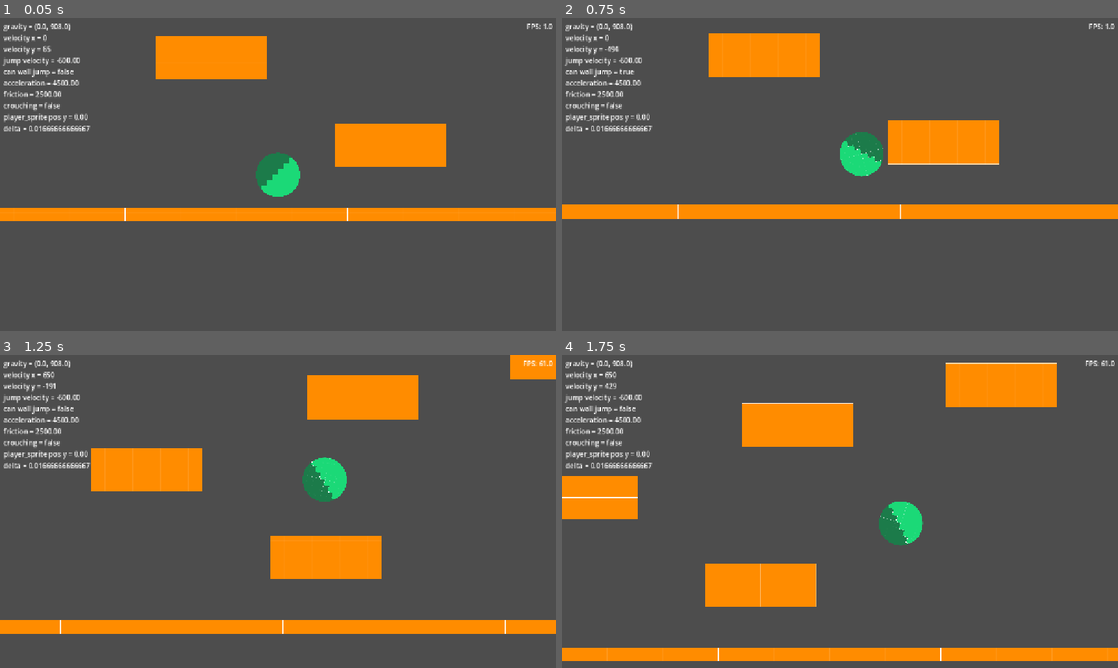
Above: before the commit, frames 1-4 (two rows, left to right).
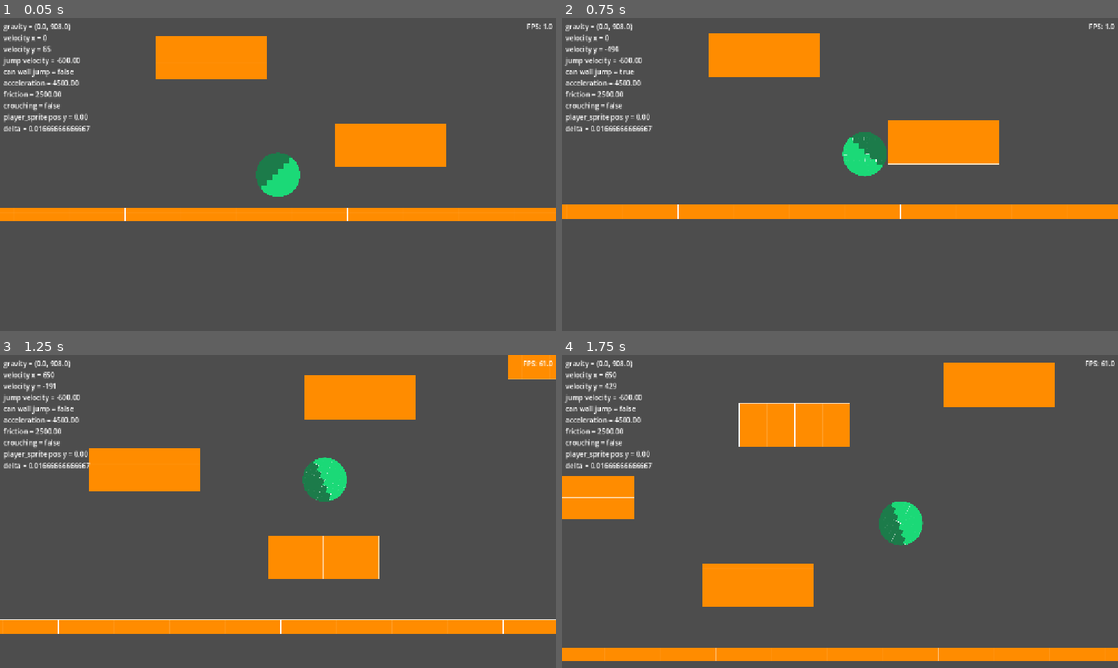
Above: after the commit, the same moments.

Repository: mitchglitchisdabestg/Haven-game
Game: Godot game, scene res://Scenes/basic_world.tscn
Same seed, same stepped clock (60 frames per second), same inputs: the game is played once before the commit and once after it.
Inputs (mouse positions are in pixels of both pictures, inside the frame that each line leads up to):
- Up to frame 1 (0.05 s): no input
- Up to frame 2 (0.75 s): move the mouse to (962, 158) at 0.52 s; hold D (right) from 0.53 s (still down); tap Space (jump) at 0.6 s
- Up to frame 3 (1.25 s): keep holding D (right); tap Space (jump) at 0.77, 1.07 s
- Up to frame 4 (1.75 s): keep holding D (right); move the mouse to (728, 527) at 1.27 s; tap Ctrl (crouch) at 1.35 s; tap Space (jump) at 1.52, 1.55 s

Frame 1 is identical in both runs. In frame 2, 0.4% of the frame differs, in the area x 20-79%, y 36-65%; in frame 3, 0.8%; in frame 4, 1.0%, in the area x 0-89%, y 2-98%.

Commit message:
fix jump wall area

Diff:
--- a/Scenes/basic_platform.tscn
+++ b/Scenes/basic_platform.tscn
@@ -5,7 +5,7 @@
 [ext_resource type="PackedScene" uid="uid://cb8syerojevpy" path="res://Scenes/wall_jump_area.tscn" id="3_t6d03"]
 
 [sub_resource type="RectangleShape2D" id="RectangleShape2D_usgnq"]
-size = Vector2(274, 98)
+size = Vector2(256, 100)
 
 [node name="StaticBody2D" type="StaticBody2D" unique_id=181026950]
 script = ExtResource("1_q7hxk")
--- a/Scenes/player.tscn
+++ b/Scenes/player.tscn
@@ -6,7 +6,7 @@
 [ext_resource type="PackedScene" uid="uid://c0n1jlecf0u43" path="res://Scenes/player_ui.tscn" id="3_6t5aa"]
 
 [sub_resource type="CircleShape2D" id="CircleShape2D_6t5aa"]
-radius = 51.009804
+radius = 51.0
 
 [node name="player" type="CharacterBody2D" unique_id=1887962406]
 script = ExtResource("1_cvnsp")
--- a/Scripts/basic_platform.gd
+++ b/Scripts/basic_platform.gd
@@ -3,4 +3,5 @@
 
 # Called when the node enters the scene tree for the first time.
 func _ready() -> void:
-	$wall_jump_area/CollisionShape2D.shape.size.x = $CollisionShape2D.shape.size.x + 15.0
+	$wall_jump_area/CollisionShape2D.shape.size.x = $CollisionShape2D.shape.size.x + 30.0
+	$wall_jump_area/CollisionShape2D.shape.size.y = $CollisionShape2D.shape.size.y -1
